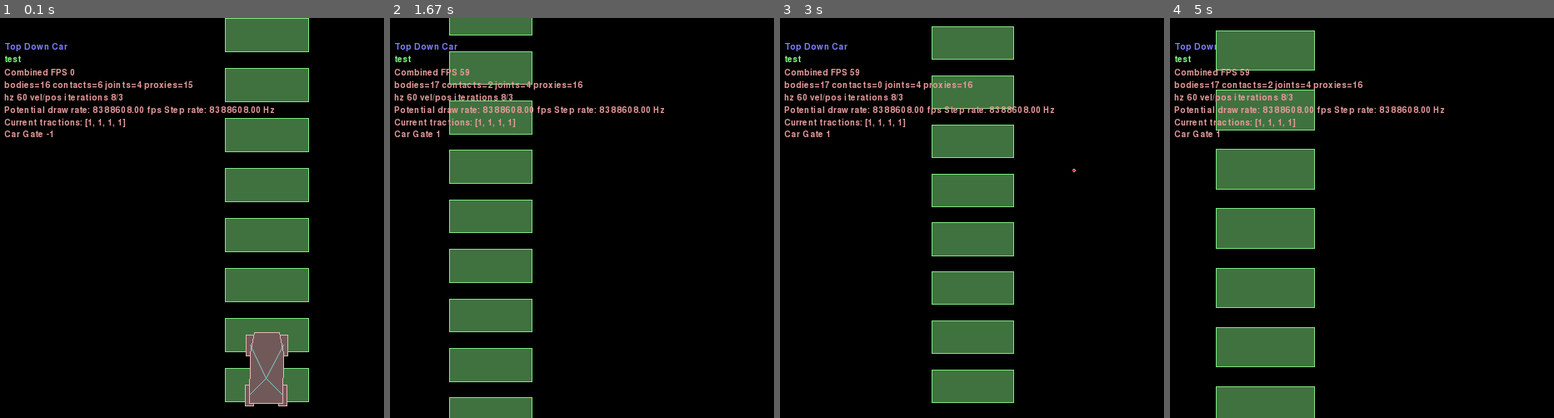
Above: before the commit, frames 1-4 (left to right).
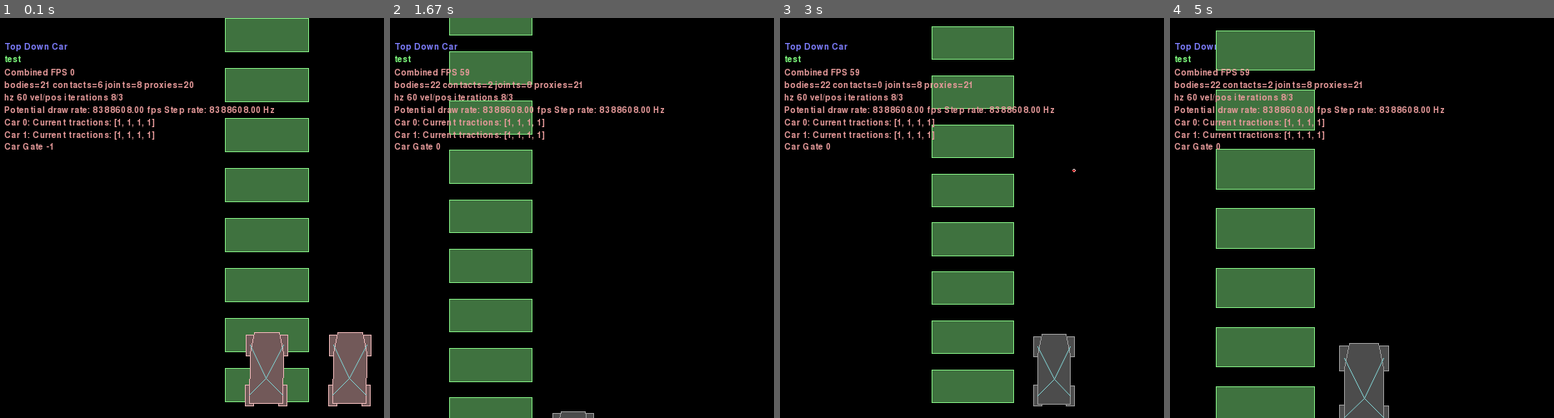
Above: after the commit, the same moments.

Repository: Alluvial-Gold/super-duper-potato-ml
Game: pygame game, started from carPhysics/top_down_car.py
Same seed, same stepped clock (60 frames per second), same inputs: the game is played once before the commit and once after it.
Inputs (mouse positions are in pixels of both pictures, inside the frame that each line leads up to):
- Up to frame 1 (0.1 s): no input
- Up to frame 2 (1.67 s): tap Space at 0.33, 0.73, 1.03, 1.23, 1.57 s; hold Right 0.67-1.13 s; move the mouse to (658, 242) at 0.7 s; tap Z at 0.82 s; hold Up 1.17-1.47 s; move the mouse to (708, 306) at 1.2 s; tap X at 1.32 s; hold Right from 1.5 s (still down); move the mouse to (489, 158) at 1.53 s
- Up to frame 3 (3 s): tap Space at 1.87, 2.07, 2.37, 2.63, 2.97 s; release Right at 1.97 s; hold Left 2-2.53 s; move the mouse to (1125, 78) at 2.03 s; tap Z at 2.15 s; hold Down 2.57-2.87 s; move the mouse to (1106, 254) at 2.6 s; tap X at 2.72 s; hold Left from 2.9 s (still down); move the mouse to (906, 70) at 2.93 s
- Up to frame 4 (5 s): tap Space at 3.27, 3.4, 4.13, 4.43, 4.8 s; release Left at 3.3 s; hold Up 3.33-3.7 s; move the mouse to (1312, 138) at 3.37 s; tap Z at 3.48, 4.88 s; click (1411, 322) at 3.78 s; hold Right 4.07-4.7 s; move the mouse to (1442, 262) at 4.1 s; hold Down from 4.73 s (still down); move the mouse to (1419, 150) at 4.77 s

The runs differ from the first frame. In frame 1, 2.8% of the frame differs, in the area x 1-97%, y 15-98%; in frame 2, 1.3%; in frame 3, 2.9%; in frame 4, 3.3%, in the area x 1-58%, y 15-100%.

Commit message:
Add multiple cars & fix gating behaviour  * Gating behaviour such that you only increment gate one at a time - no more skipping gates.

Diff:
--- a/carPhysics/top_down_car.py
+++ b/carPhysics/top_down_car.py
@@ -24,6 +24,7 @@
                  dimensions=(0.5, 1.25), density=1.0,
                  position=(0, 0)):
 
+        self.car = car
         world = car.body.world
 
         self.current_traction = 1
@@ -40,6 +41,15 @@
         self.body = world.CreateDynamicBody(position=position)
         self.body.CreatePolygonFixture(box=dimensions, density=density, friction=friction)
         self.body.userData = {'obj': self}
+
+        carCollisionFilter = b2Filter(
+            groupIndex=-1,
+            categoryBits=0x003,
+            maskBits=0xFFFF
+        )
+        self.body.fixtures[0].filterData = carCollisionFilter
+
+
 
     def get_lateral_velocity(self):
         current_right_normal = self.body.GetWorldVector(b2Vec2(1, 0))
@@ -136,10 +146,18 @@
         if vertices is None:
             vertices = TDCar.vertices
 
+
         self.body = world.CreateDynamicBody(position=position)
         self.body.CreatePolygonFixture(vertices=vertices, density=density)
         self.body.userData = {'obj': self}
 
+        # Don't let cars collide with each other
+        carCollisionFilter = b2Filter(
+            groupIndex=-1,
+            categoryBits=0x003,
+            maskBits=0xFFFF
+        )
+        self.body.fixtures[0].filterData = carCollisionFilter
         self.tyres = [TDTyre(self, **tyre_kws) for i in range(4)]
 
         if tyre_anchors is None:
@@ -216,7 +234,8 @@
 
         self.pressed_keys = set()
 
-        self.car = TDCar(self.world)
+        numCars = 2
+        self.cars = [TDCar(self.world, position=(10*i, 0)) for i in range(numCars)]
 
         # Add track sections
         for trackSectionIndex in range(10):
@@ -234,7 +253,6 @@
                 box=(width, halfHeight, (centreX , centreY), rotation)
             )
             fixture.sensor = True
-            print(dir(fixture.shape))
 
 
     def Keyboard(self, key):
@@ -280,9 +298,10 @@
             else:
                 tyre.remove_ground_area(ground_area)
 
+
                 # Update gate, if required
-                if self.car.lastGated < ground_area.gateIndex:
-                    self.car.lastGated = ground_area.gateIndex
+                if tyre.car.lastGated == (ground_area.gateIndex - 1):
+                    tyre.car.lastGated = ground_area.gateIndex
 
     def BeginContact(self, contact):
         self.handle_contact(contact, True)
@@ -291,15 +310,17 @@
         self.handle_contact(contact, False)
 
     def Step(self, settings):
-        self.car.update(self.pressed_keys, settings.hz)
+        for car in [self.cars[0]]:
+            car.update(self.pressed_keys, settings.hz)
 
         super(TopDownCarFramework, self).Step(settings)
 
-        tractions = [tyre.current_traction for tyre in self.car.tyres]
-        self.Print('Current tractions: %s' % tractions)
+        for carNumber, car in enumerate(self.cars):
+            tractions = [tyre.current_traction for tyre in car.tyres]
+            self.Print('Car %d: Current tractions: %s' % (carNumber, tractions))
 
         #
-        self.Print("Car Gate %d" % self.car.lastGated)
+        self.Print("Car Gate %d" % self.cars[0].lastGated)
 
 
 if __name__ == '__main__':
